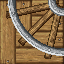
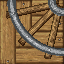
Layered file, before and after one edit (64 × 64). Changes by layer:
added layer "Layer 4" above "Layer 0" over [7, 0, 64, 56]
